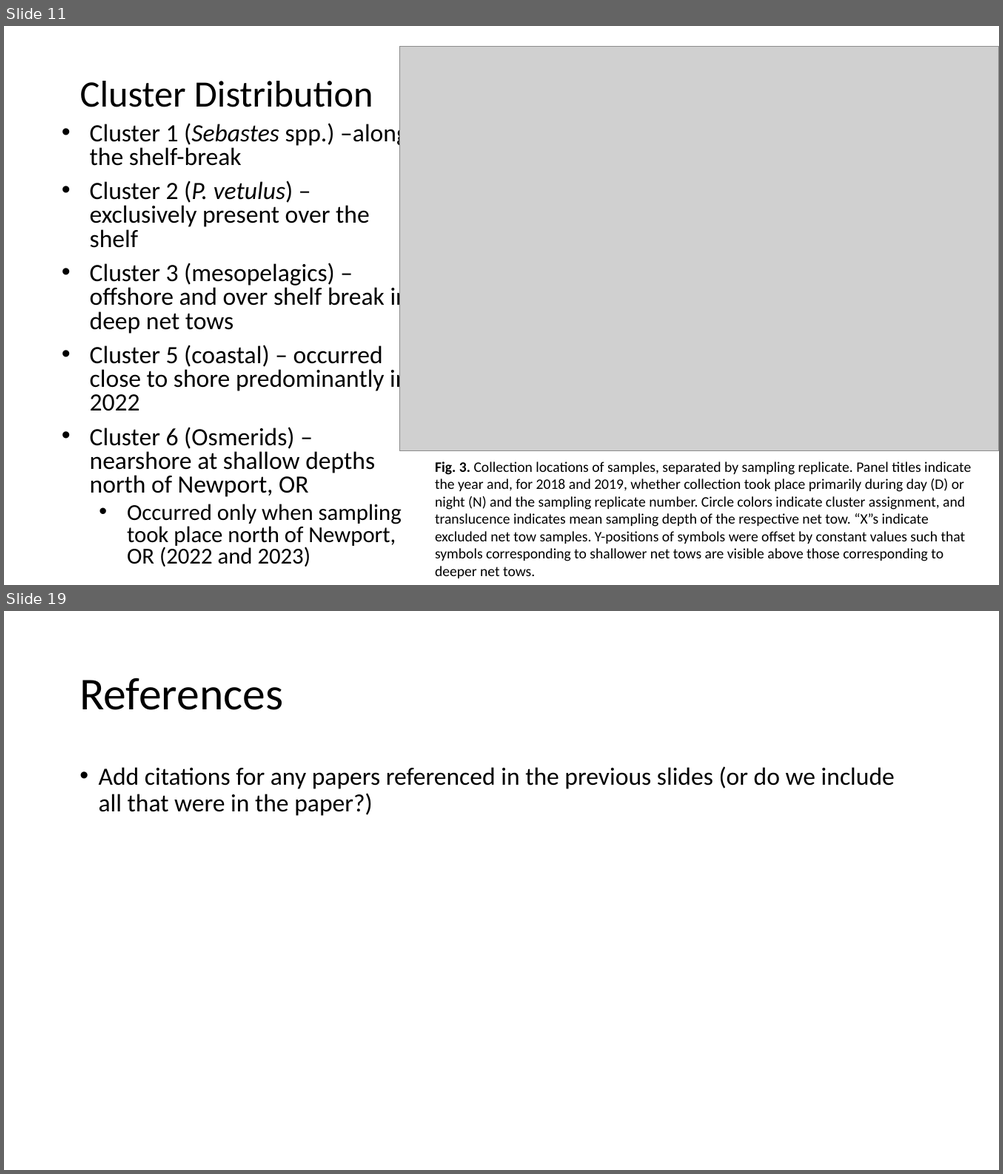
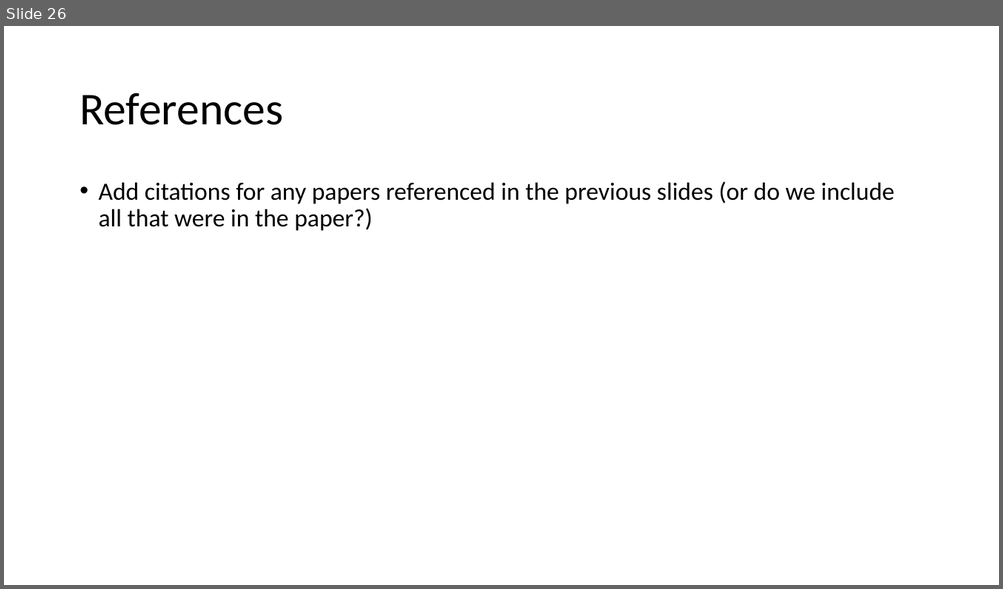
Before and after one commit to LukeABobay/larval-fish-community-analysis, a slide deck: PICES 2026 Presentation.pptx. Shown one above the other, each under a label of ours: slides 11 and 19 before the commit, slide 26 after it; the slides between them are not shown. The pictures are 1003x1174 and 1003x589 pixels, drawn with LibreOffice and Linux fonts; fonts in the diff are those of the drawing; grey boxes stand for pictures. Boxes give left, top, right and bottom in pixels: in the first picture for what was removed or moved away, otherwise in the second. Text is boxed around its words. In the diff, an @@ line names an element or a change of style, - is before the commit and + after.

```diff
--- a/PICES 2026 Presentation.pptx
+++ b/PICES 2026 Presentation.pptx
@@ slide 11 removed at <box>4,26,999,585</box>, background #FFFFFF @@
@@ picture removed at <box>399,47,999,452</box> @@
@@ title removed at <box>80,81,373,107</box> @@
-Cluster Distribution
@@ text removed at <box>90,121,409,567</box> @@
-• Cluster 1 (Sebastes spp.) –along the shelf-break
-• Cluster 2 (P. vetulus) – exclusively present over the shelf
-• Cluster 3 (mesopelagics) – offshore and over shelf break in deep net tows
-• Cluster 5 (coastal) – occurred close to shore predominantly in 2022
-• Cluster 6 (Osmerids) – nearshore at shallow depths north of Newport, OR
-  • Occurred only when sampling took place north of Newport, OR (2022 and 2023)
@@ text removed at <box>435,462,970,579</box> @@
-Fig. 3. Collection locations of samples, separated by sampling replicate. Panel titles indicate the year and, for 2018 and 2019, whether collection took place primarily during day (D) or night (N) and the sampling replicate number. Circle colors indicate cluster assignment, and translucence indicates mean sampling depth of the respective net tow. “X”s indicate excluded net tow samples. Y-positions of symbols were offset by constant values such that symbols corresponding to shallower net tows are visible above those corresponding to deeper net tows.
@@ what was slide 19 is now slide 26 @@
```
Also in this commit, not shown: 10 slides changed, 16 slides added, 8 other slides removed.
